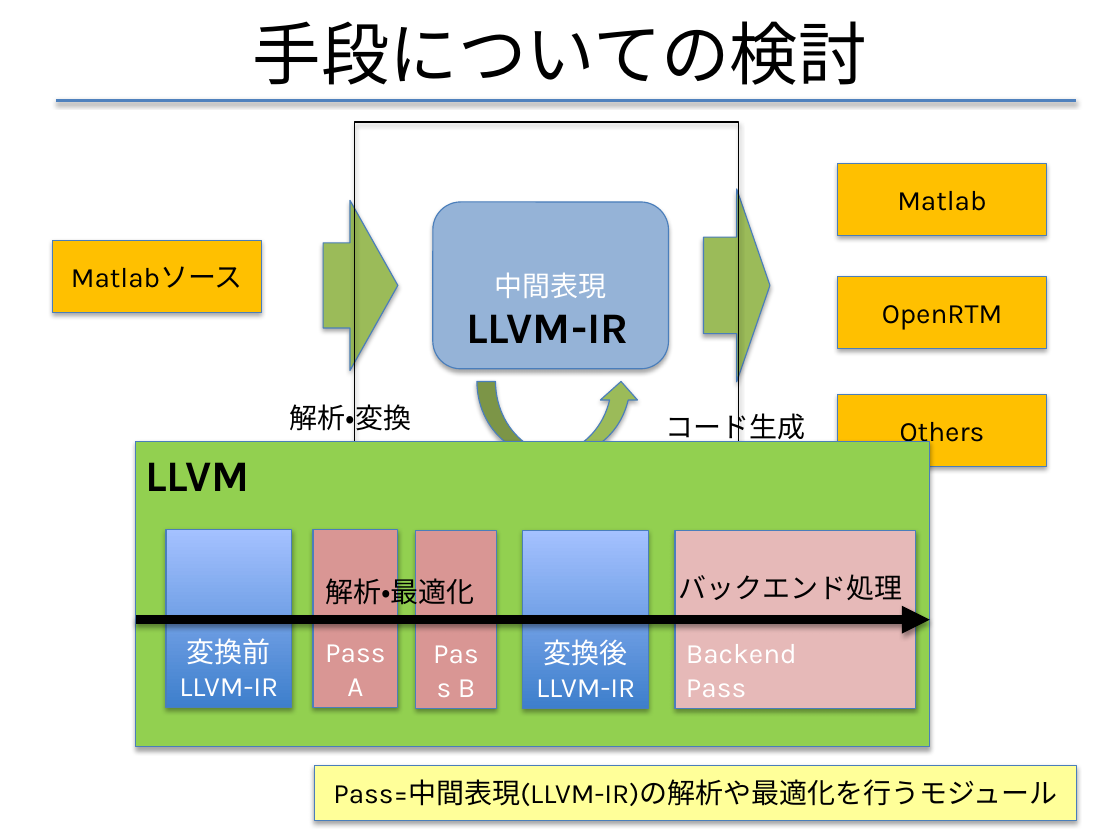
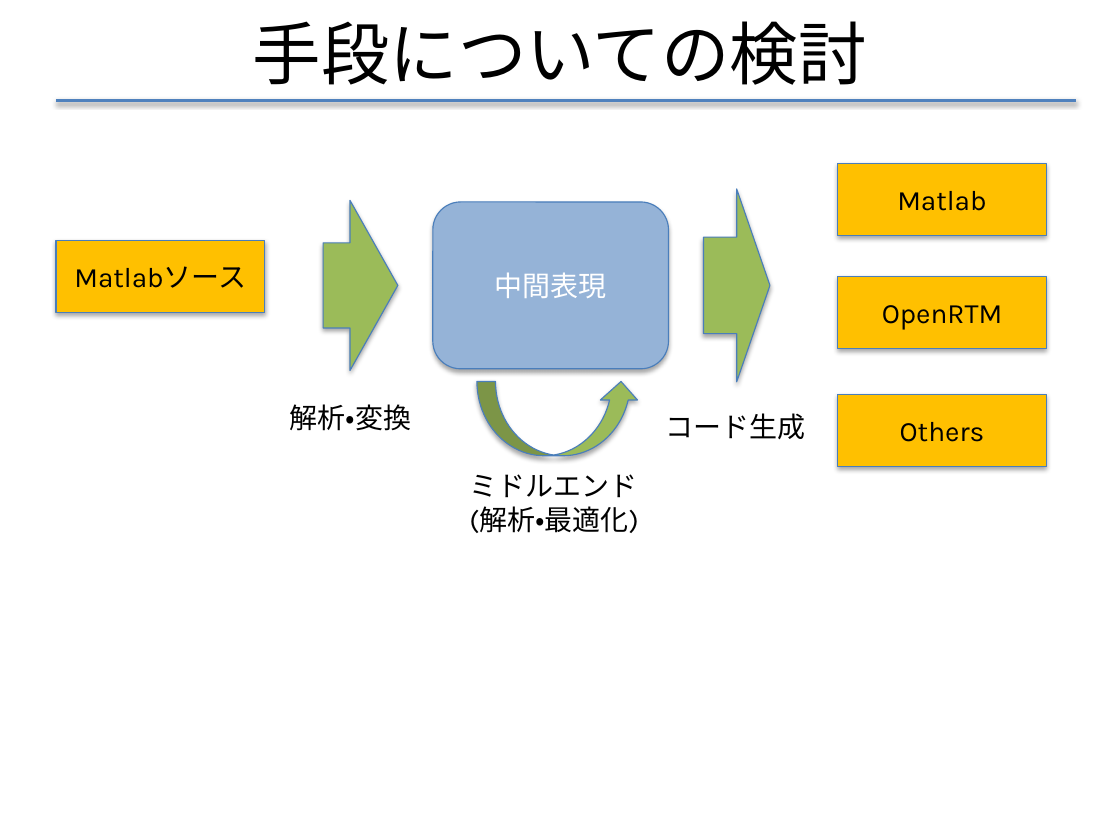
Before and after one commit to f-akazawa/akaz_uecdevelop, a slide deck: slide 14 of doc/中間発表資料.pptx (slide 18 before the commit). Drawn at 1120x840 pixels with LibreOffice and Linux fonts; fonts in the diff are those of the drawing. Boxes give left, top, right and bottom in pixels: in the first picture for what was removed or moved away, otherwise in the second. Text is boxed around its words. In the diff, an @@ line names an element or a change of style, - is before the commit and + after.

```diff
--- a/doc/中間発表資料.pptx
+++ b/doc/中間発表資料.pptx
@@ rectangle removed at [355,122,739,496] @@
@@ text at [469,474,638,533]: text changed @@
-解析・最適化
+ミドルエンド
+(解析・最適化)
@@ elbow arrow removed from (547, 496) to (222, 659) @@
@@ group removed at [136,314,1076,820]: 7 rectangles, 3 texts, 1 arrow @@
-LLVM-IR
-LLVM
-変換前
-LLVM-IR
-Pass A
-Pass B
-変換後
-LLVM-IR
-Backend
-Pass
-バックエンド処理
-Pass=中間表現(LLVM-IR)の解析や最適化を行うモジュール
```
Also in this commit, not shown: 5 other slides changed, 3 slides added.
